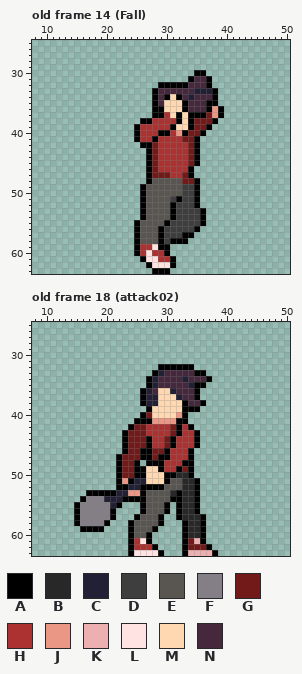
Pixel-art file -- Assets/_Sprites/Ase/Prota.aseprite. Above: the version before the commit.
64x64 pixels, 22 frames. Shown: old frame 14 (Fall): x 8..50, y 25..63; old frame 18 (attack02): x 8..50, y 25..63. The commit also changed other frames, which this record leaves out.
Visible layers, top first: "Layer 3", "Frigideira", "Layer 2".
Palette (. is transparent): A #000000  B #282828  C #222034  D #3e3e3e  E #595652  F #847e87  G #721a1a  H #ac3232  J #ea9785  K #edafaf  L #ffe2e2  M #ffd8b1  N #45283c
Pixels before, old frame 14 (Fall), first column x 25:
30 ..........AA...
31 .........ANNA..
32 ....AAAAANNNA..
33 ...ANNNNNNCCCA.
34 ...ANAMANCNNNA.
35 ...ANMMMANNNAA.
36 ...AAMMMANNNAJA
37 ...AAHMAMAAAGJA
38 .AAHHHHAMAGGGA.
39 AHHHHHAMMAGGA..
40 AHHHAAHJAGGA...
41 AHHAHHHHGGA....
42 .AAGHHHHHGA....
43 ..AGHHHHHGA....
44 ..AGHHHHHGA....
45 ..AGHHHHHGA....
46 ..AGHHHHHA.....
47 ..AGGGHHGA.....
48 ..AEEEEEGGA....
49 .AEEEEEEDDA....
50 .AEEEEEEDDA....
51 .AEEEEDADDA....
52 .AEEEEADDDA....
53 .AEEEEADDDDA...
54 .AEEEEADDDDA...
55 AEEEEADDDDDA...
56 AEEEADDDDDA....
57 AEEEADDDAA.....
58 AEEEADAAA......
59 AHHLAA.........
60 AHLHHA.........
61 .ALLHHA........
62 ..ALLLA........
63 ...AAA.........
Pixels before, old frame 18 (attack02), first column x 15:
32 ..............AAAAAA....
33 .............ACNNNNNAA..
34 ............ACNNNNCNNNA.
35 ............ACNNNNNCAA..
36 ...........ACNMMCNNNA...
37 ...........ACCMMMCNNA...
38 ...........ACCMMMMANNA..
39 ............AMMMMMAAA...
40 ...........AGMMMMJA.....
41 ..........AAAJJJJAA.....
42 .........AGGHHHHGAHA....
43 ........AGGGHHHHGAHHA...
44 ........AGGGAHHGAHHHA...
45 ........AGGGAHHGAHHHA...
46 ........AGGAAGGAHHHA....
47 .......AGGGAAGAAHHHA....
48 .......AGGA.AAAHHHAA....
49 .......AGGAAMMAHHAGA....
50 .......AGGAAMMMAABBA....
51 .......AJACCMMMAEEBBA...
52 .......AACCAAAAEEEBBA...
53 ..AAAAACCJJAEEEEBABBA...
54 .AFFFCCCAAAAEEEEAABBA...
55 AFFFFFCA...AEEEA.ABBA...
56 AFFFFFA....AEEEA.ABBA...
57 AFFFFFA...AEEEA..ABBBA..
58 AFFFFA...AEEEEA...ABBA..
59 .AAAA....AEEEA....ABBA..
60 .........AEEA.....ABBA..
61 .........AHLA.....AGKA..
62 .........AHHHA....AGGGA.
63 .........ALLLLA...AKKKKA
Now the later version:
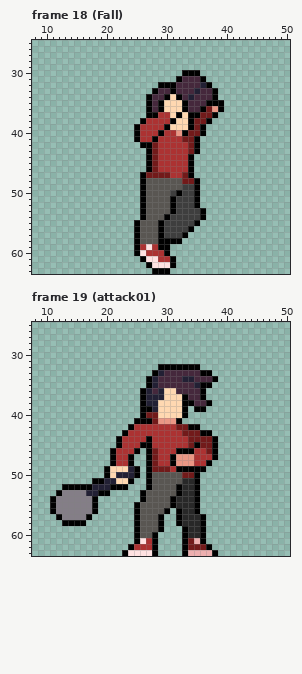
A new or re-ordered frame is compared with the old frame closest to it.
The edit:
frames 22 -> 40
frames re-ordered
Changed rows in their new state; - is an unchanged pixel.
Frame 18 (Fall) against old frame 14 (Fall), layer "Layer 2":
first column x 27:
30 ------AA-.---
31 -----ANN-A.--
32 -----NN--C---
33 ----A----NN--
34 AN-----------
35 ANA---------A
36 AN-------AG--
37 A-H------G-A.
38 H---AM----A.-
39 ---AM----A.--
40 ---H---------
first column x 26:
44 --------A.-
45 --------A.-
47 AG---------
48 AE---------
50 -----DA----
51 -----AD----
54 ----AD-----
55 ---AD----A.
56 --------A.-
57 --------.--
58 ----A--.---
59 -LH--------
60 LH---------
Frame 19 (attack01) is new; against old frame 18 (attack02), layers "Frigideira", "Layer 2":
first column x 11:
32 ------------------------A---
33 ------------------------N-A-
34 -----------------------C--NA
35 -----------------------NC-A-
36 ------------------C-M---NA--
37 ------------------C--MA-NA--
38 -----------------------A-NA-
39 ---------------A-C-----.-A--
40 -----------------G---M------
41 -----------------G----.-----
42 --------------HH----HGG-A---
43 -------------HHH----HHGGGAA-
44 -----------AHHHH---HH--GGGGA
45 -----------AHHHA---HH--G-GGA
46 ----------AHHHA.--HH-AA-HHGA
47 ----------AHHA..--HHAJJJHHHA
48 ----------AHHA.--GH-AJJJHHA-
49 ---------AMMMC-.AGGG--A-AA--
50 ---------AMCCC-.AEEEEEGGA---
51 -------AACCMM-..AEEE--------
52 --AAAAACCCA--...-EE--A------
53 -AFFFFCC--.....-----E-------
54 AFFFFF-A.......------B------
55 AFFFF--A....--AE---EAB------
56 AFFFF--A...---AE------------
57 -AFFF-A....-----------------
58 --AA-A....---.A------AB-----
59 -----....----.A--EA---------
60 -------------.A-EA----------
61 -------------.A-HA----------
63 ------------AL---A.---------
Boxes around the changes in both pictures, in picture pixels (x1, y1, x2, y2):
changed: (146, 70, 224, 166)
changed: (140, 172, 206, 256)
changed: (50, 364, 218, 556)
